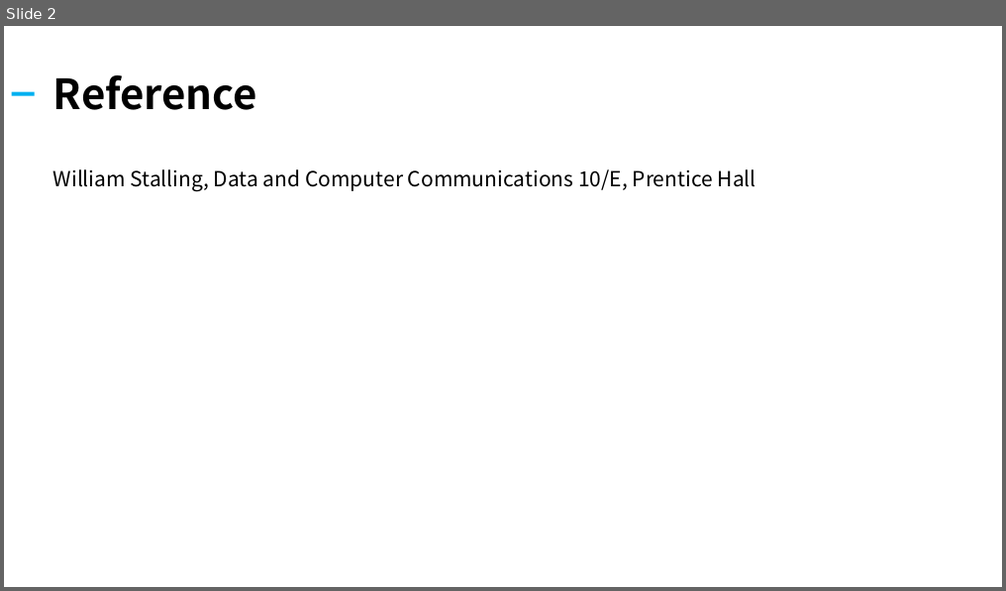
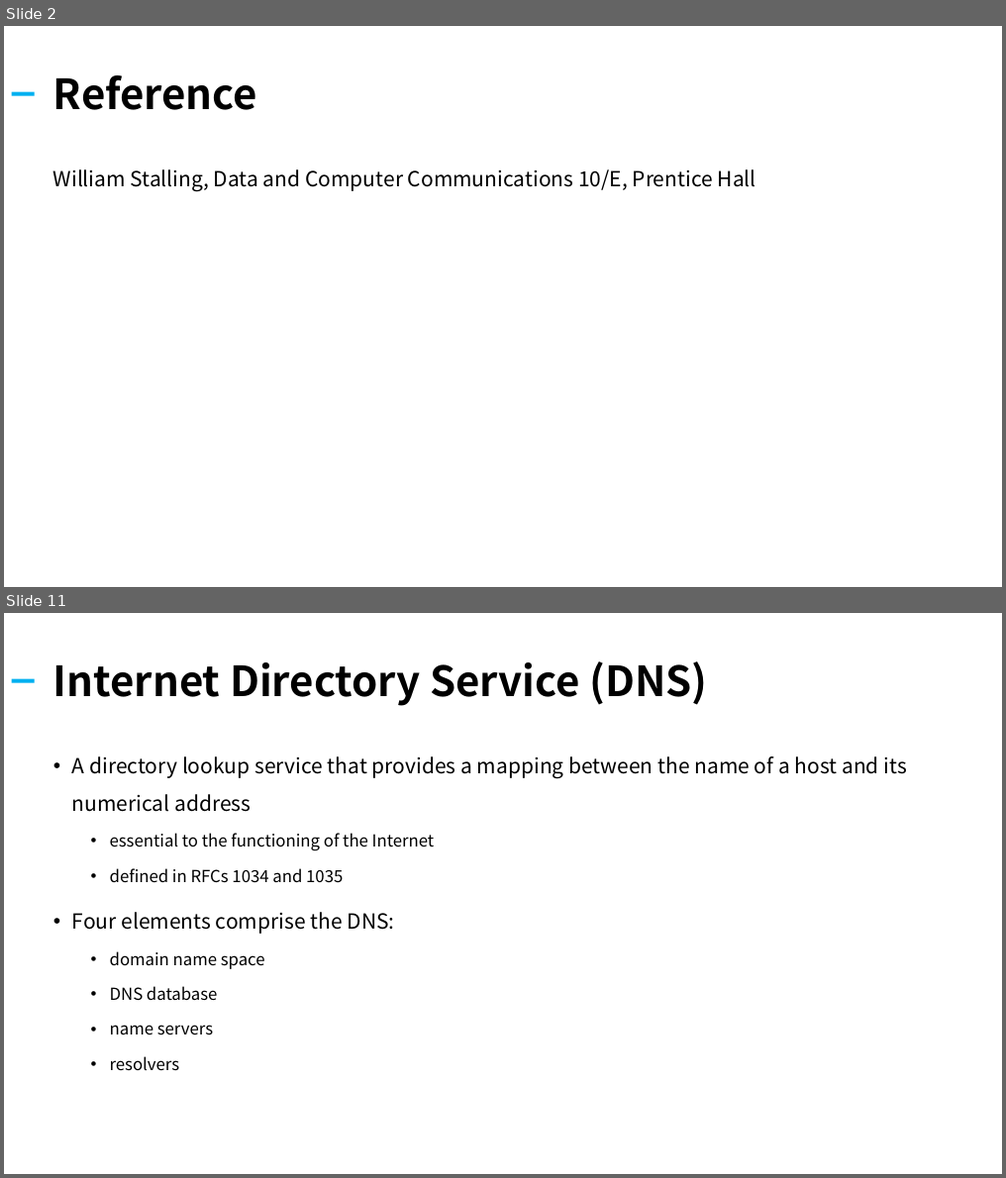
Before and after one commit to kiku99/AWS, a slide deck: Network/12. Network Internet Application.pptx. Shown one above the other, each under a label of ours: slide 2 before the commit, slides 2 and 11 after it; the slides between them are not shown. The pictures are 1006x591 and 1006x1178 pixels, drawn with LibreOffice and Linux fonts; fonts in the diff are those of the drawing. Boxes give left, top, right and bottom in pixels: in the first picture for what was removed or moved away, otherwise in the second. Text is boxed around its words. In the diff, an @@ line names an element or a change of style, - is before the commit and + after.

```diff
--- a/Network/12. Network Internet Application.pptx
+++ b/Network/12. Network Internet Application.pptx
@@ slide 11 added at (4,613,1002,1174), background #FFFFFF @@
@@ title added at (54,662,707,706), 40 pt, text #000000, bold @@
+Internet Directory Service (DNS)
@@ rectangle added at (12,679,35,682), fill #00B0F0 @@
@@ text added at (72,757,907,1071), 20 pt, text #000000 @@
+• A directory lookup service that provides a mapping between the name of a host and its numerical address
+  • essential to the functioning of the Internet
+  • defined in RFCs 1034 and 1035
+• Four elements comprise the DNS:
+  • domain name space
+  • DNS database
+  • name servers
+  • resolvers
```
Also in this commit, not shown: 1 slide changed, 20 other slides added, 20 slides removed, 1 other file.
